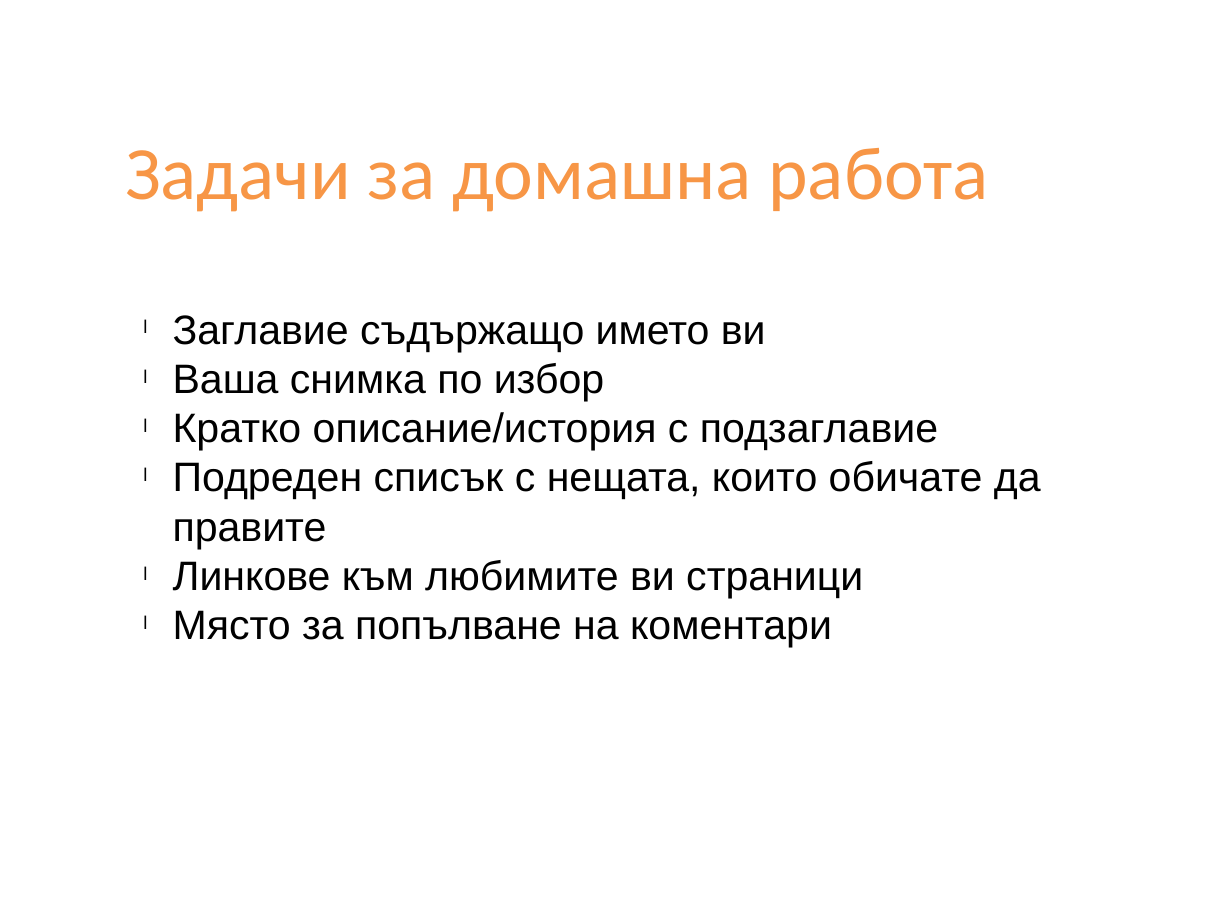
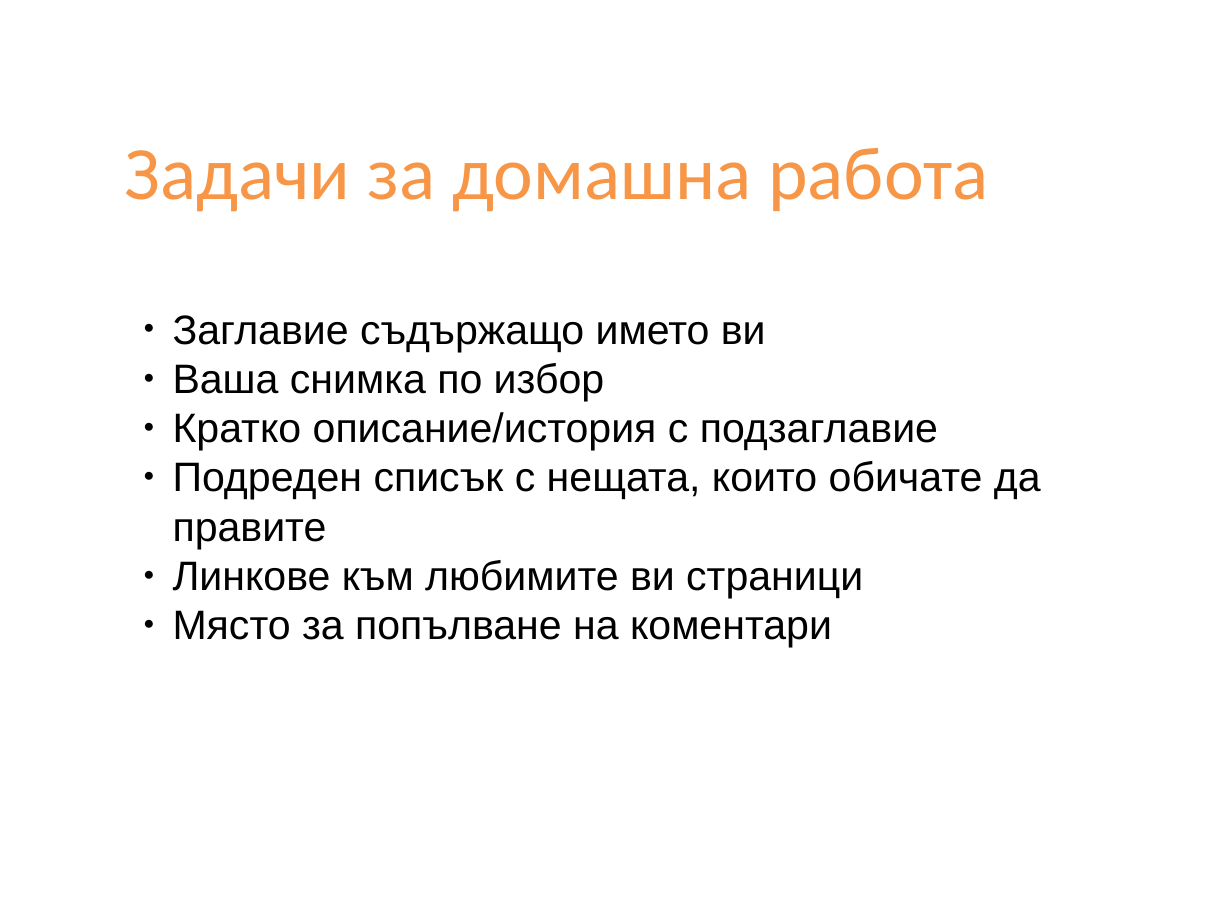
Before and after one commit to Academy-Soft-Intellect/PHP-MySQL-Course, a slide deck: slide 15 of slides/02-HTML-basics.pptx (slide 18 before the commit). Drawn at 1232x924 pixels with LibreOffice and Linux fonts; fonts in the diff are those of the drawing; background and template pictures are left out. Boxes give left, top, right and bottom in pixels: in the first picture for what was removed or moved away, otherwise in the second. Text is boxed around its words. In the diff, an @@ line names an element or a change of style, - is before the commit and + after.

```diff
--- a/slides/02-HTML-basics.pptx
+++ b/slides/02-HTML-basics.pptx
@@ text "Заглавие съдържащо името ви" at <box>173,315,1041,648</box>: bullet l to ● @@
```
Also in this commit, not shown: 10 other slides changed.
